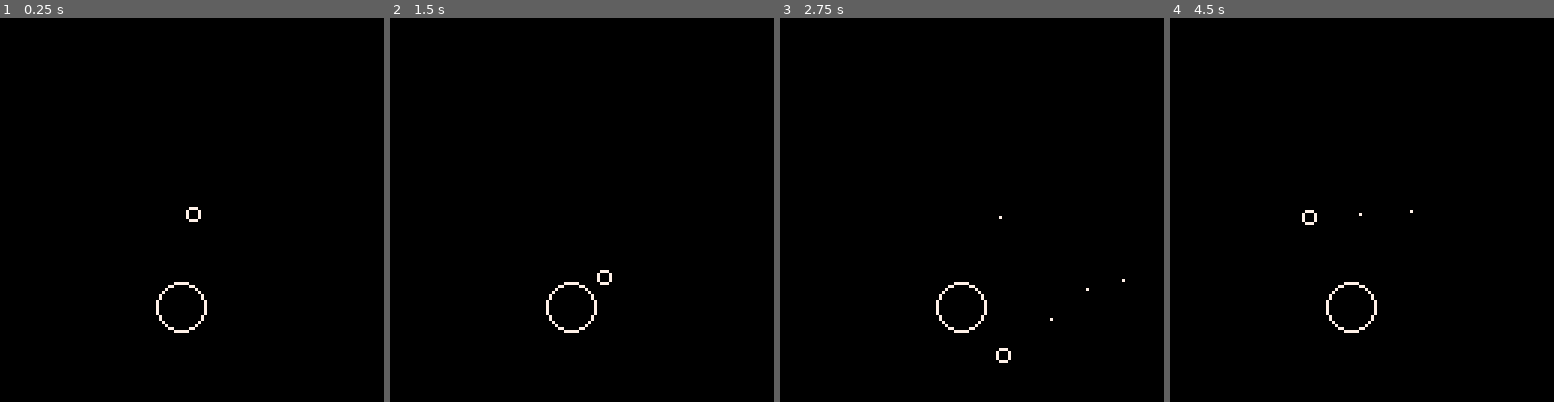
Above: before the commit, frames 1-4 (left to right).
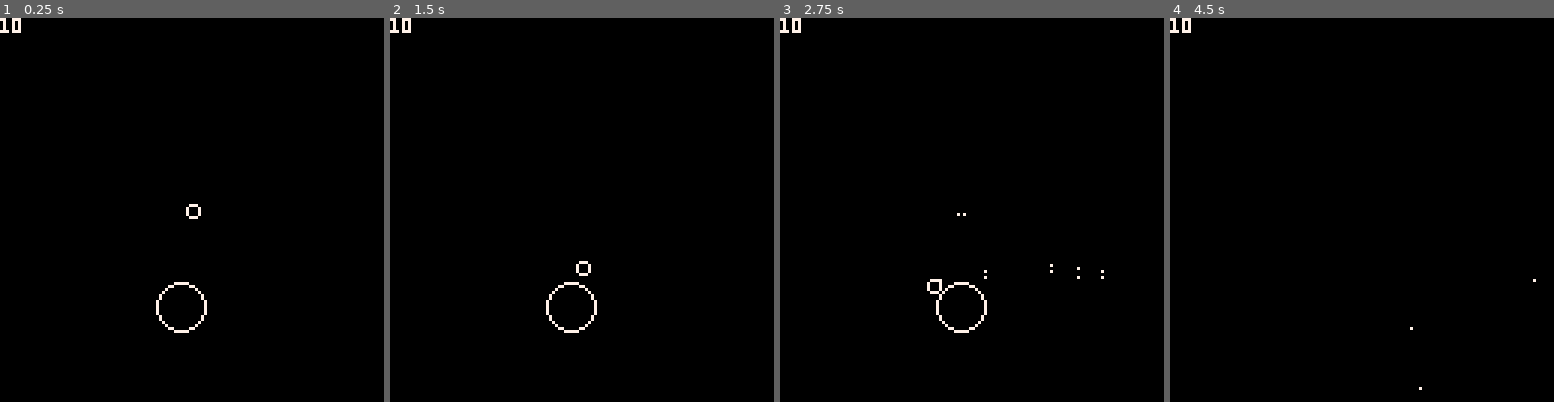
Above: after the commit, the same moments.

Repository: GraulierBrice/LudumDare48
Game: PICO-8 cartridge ludum-dare-48.p8
Same seed, same stepped clock (60 frames per second), same inputs: the game is played once before the commit and once after it.
Inputs:
- Up to frame 1 (0.25 s): no input
- Up to frame 2 (1.5 s): tap X (X key) at 0.33, 1.07 s
- Up to frame 3 (2.75 s): hold Right 1.6-2.1 s; tap X (X key) at 1.85 s; hold Up 2.15-2.42 s; hold Right from 2.47 s (still down)
- Up to frame 4 (4.5 s): tap X (X key) at 2.97, 4.08 s; release Right at 3.03 s; hold Left 3.08-3.58 s; hold Down 3.63-3.97 s; hold Right from 4.02 s (still down)

The runs differ from the first frame. In frame 1, 0.2% of the frame differs, in the area x 0-53%, y 0-54%; in frame 2, 0.3%; in frame 3, 0.4%; in frame 4, 0.5%, in the area x 0-96%, y 0-97%.

Commit message:
Shot types (x to switch)

Diff:
--- a/ludum-dare-48.p8
+++ b/ludum-dare-48.p8
@@ -21,6 +21,7 @@
 		col_draw(colliders[i])
 	end
 	draw_bullets()
+	print(player.hp,0,0,7)
 end
 
 -->8
@@ -28,23 +29,33 @@
 
 function spawn_player()
 	player=rigidbody(64, 64, 2, 0, 0, 0.4, nil, 10)
-	player.firerate=0.25
+	player.firerate=0.20
 	player.nextshoot=0
+	player.knockback=0.30
+	player.flag=0
+	player.shoot=machine_gun
+	player.switch=2
 end
 
 function update_player()
-	player.acc.y=32
+	player.acc.y=16
 	if time()>player.nextshoot then
 		if btn(0) or btn(1) or btn(2) or btn(3) then
 			local dir = nil
-			if btn(0) 	  then dir = vector(-1,0)
-			elseif btn(1) then dir = vector(1,0)
-			elseif btn(2) then dir = vector(0,-1)
-			elseif btn(3) then dir = vector(0,1) end
-			local b=bullet_straight(vec_add(player.pos, vec_mul(dir, vector(player.radius+2,player.radius+2))), vec_mul(dir, vector(32,32)), 7, 0, 10)
+			if btn(0) 	  then dir = vector(-player.knockback,0)
+			elseif btn(1) then dir = vector(player.knockback,0)
+			elseif btn(2) then dir = vector(0,-player.knockback)
+			elseif btn(3) then dir = vector(0,player.knockback) end
+			local b = player.shoot(dir)
 			player.nextshoot = time() + player.firerate
 			player.vel = vec_add(player.vel, vec_mul(vector(-32,-32), dir))
 		end
+	end
+	if time()>player.switch and btn(5) then
+		player.firerate=1-player.firerate
+		player.knockback=1-player.knockback
+		player.shoot = (player.shoot==machine_gun) and shot_gun or machine_gun
+		player.switch = time() + 1
 	end
 end
 
@@ -124,6 +134,21 @@
 	end
 end
 
+function machine_gun(dir)
+	local bspeed=vector(128,128)
+	local b1=bullet_straight(vec_add(player.pos, vector(player.radius*2*dir.y,player.radius*2*dir.x)), vec_mul(dir, bspeed), 7, 0, 3)
+	local b2=bullet_straight(vec_add(player.pos, vector(-player.radius*2*dir.y,-player.radius*2*dir.x)), vec_mul(dir, bspeed), 7, 0, 3)
+end
+
+function shot_gun(dir)
+	local bspeed=vector(128,128)
+	local b1=bullet_straight(vec_add(player.pos, vec_mul(dir, vector(player.radius,player.radius))), vec_mul(vec_norm(dir), bspeed), 7, 0, 12)
+	local b2=bullet_straight(vec_add(player.pos, vec_mul(dir, vector(player.radius,player.radius))), vec_mul(vec_norm(vec_add(dir, vector(0.66*dir.y,0.66*dir.x))),bspeed), 7, 0, 12)
+	local b3=bullet_straight(vec_add(player.pos, vec_mul(dir, vector(player.radius,player.radius))), vec_mul(vec_norm(vec_add(dir, vector(-0.66*dir.y,-0.66*dir.x))),bspeed), 7, 0, 12)
+	local b4=bullet_straight(vec_add(player.pos, vec_mul(dir, vector(player.radius,player.radius))), vec_mul(vec_norm(vec_add(dir, vector(0.33*dir.y,0.33*dir.x))),bspeed), 7, 0, 12)
+	local b5=bullet_straight(vec_add(player.pos, vec_mul(dir, vector(player.radius,player.radius))), vec_mul(vec_norm(vec_add(dir, vector(-0.33*dir.y,-0.33*dir.x))),bspeed), 7, 0, 12)
+end
+
 -->8
 -- physics
 
